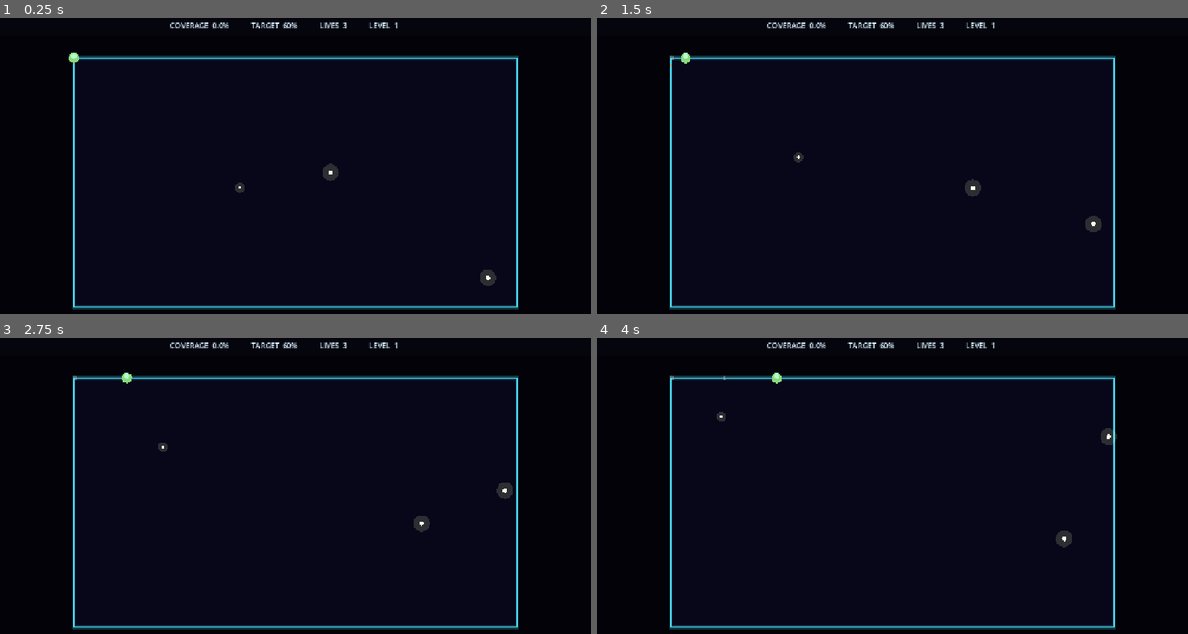
Above: before the commit, frames 1-4 (two rows, left to right).
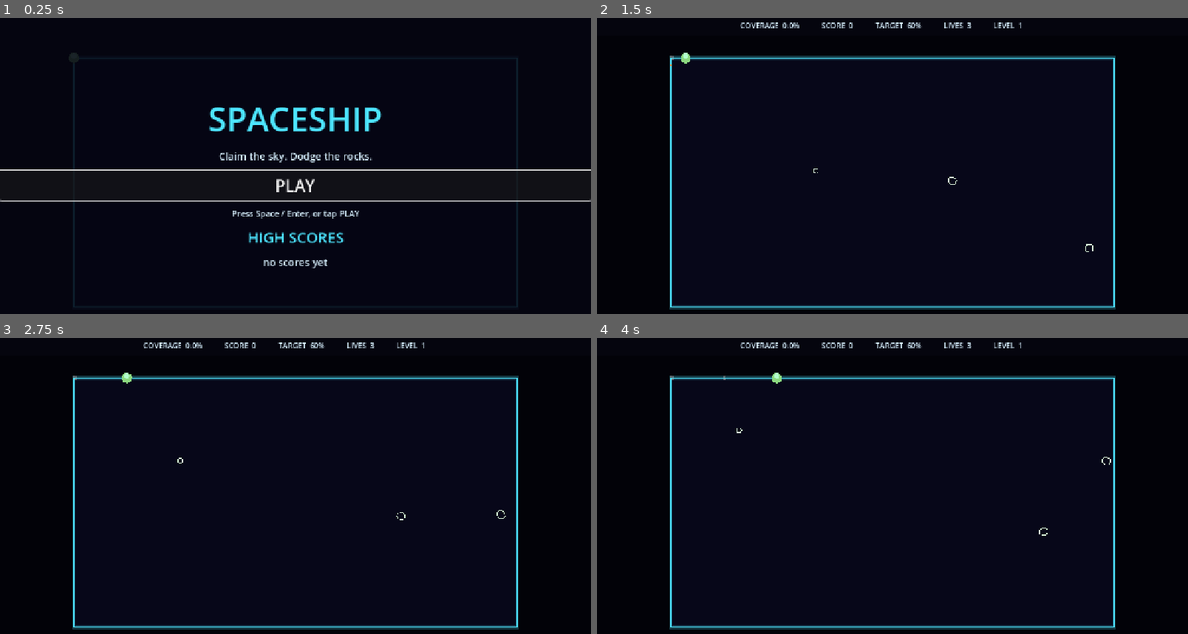
Above: after the commit, the same moments.

Repository: ran1979/spaceship
Game: Godot game, scene res://scenes/Main.tscn
Two runs of this game, one before a commit and one after it. Both use one fixed random seed, a clock stepped at 60 frames per second and the inputs below.
Inputs (mouse positions are in pixels of both pictures, inside the frame that each line leads up to):
- Up to frame 1 (0.25 s): no input
- Up to frame 2 (1.5 s): click (892, 186) at 0.5 s, where only the run after the commit has a clickable "PLAY"; tap Enter (ui_accept) at 1.25 s; move the mouse to (1022, 166) at 1.27 s; hold Right (move_right) from 1.28 s (still down); hold Space (cut) from 1.28 s (still down); click (1022, 166) at 1.42 s
- Up to frame 3 (2.75 s): tap Enter (ui_accept) at 1.52, 1.55, 1.82 s; release Right (move_right) at 2 s; release Space (cut) at 2 s; drag from (177, 518) to (265, 568) at 2.02 s
- Up to frame 4 (4 s): move the mouse to (951, 429) at 2.77 s; hold Right (move_right) 2.78-3.5 s; hold Space (cut) 2.78-3.5 s; tap Enter (ui_accept) at 3.05 s; drag from (862, 568) to (715, 453) at 3.52 s

The runs differ from the first frame. In frame 1, 7.1% of the frame differs, in the area x 0-100%, y 1-99%; in frame 2, 1.0%; in frame 3, 1.0%; in frame 4, 1.0%.

Commit message:
Add start menu, scoring, high-score board, ghosts, arcade enemies
Start menu with PLAY (button, Space, or Enter) and a high-score board.
Scores come from claimed area times level, plus a level bonus; game
over saves the score. New Pac-Man style ghosts (Blinky, Pinky, Clyde)
and Asteroids-style rocks with a Space Invaders alien. Rebuilt web
export in docs/.

Co-Authored-By: Claude Haiku 5.5 <noreply@anthropic.com>

Diff:
--- a/scenes/Main.tscn
+++ b/scenes/Main.tscn
@@ -7,6 +7,7 @@
 [ext_resource type="Script" path="res://scripts/sfx.gd" id="5_sfx"]
 [ext_resource type="Script" path="res://scripts/presents.gd" id="6_presents"]
 [ext_resource type="Script" path="res://scripts/touch_controls.gd" id="7_touch"]
+[ext_resource type="Script" path="res://scripts/menu.gd" id="8_menu"]
 
 [node name="Main" type="Node2D"]
 script = ExtResource("1_main")
@@ -23,6 +24,9 @@
 [node name="Sfx" type="Node" parent="."]
 script = ExtResource("5_sfx")
 
+[node name="Menu" type="CanvasLayer" parent="."]
+script = ExtResource("8_menu")
+
 [node name="HUD" type="CanvasLayer" parent="."]
 script = ExtResource("3_hud")
 
--- a/scripts/hazards.gd
+++ b/scripts/hazards.gd
@@ -1,6 +1,6 @@
 extends Node2D
 
-# Stars/asteroids and a chaser alien bouncing inside the uncleared field.
+# Rocks (stars/asteroids), a chaser invader and Pac-Man style ghosts bouncing inside the uncleared field.
 # Touching the active cut or the ship is a crash; main and player handle the consequences.
 
 const SHIP_RADIUS := 11.0
@@ -12,32 +12,90 @@
 const ALIEN_CHASE_SPEED := 150.0
 const ALIEN_STEER_RATE := 1.5  # blend toward desired velocity per second
 const SPAWN_CLEARANCE := 120.0  # keep spawns this far from the ship
-
-var _items: Array = []  # each: {pos, vel, r, chaser}
+const GHOST_RADIUS := 12.0
+const GHOST_SPEED := 80.0  # wandering speed
+const GHOST_CHASE_SPEED := 130.0
+const GHOST_SHY_DISTANCE := 140.0  # clyde flees when the ship gets this close
+const GHOST_KINDS := ["blinky", "pinky", "clyde"]
+const GHOST_COLORS := {
+	"blinky": Color(1.0, 0.2, 0.2),
+	"pinky": Color(1.0, 0.6, 0.85),
+	"clyde": Color(1.0, 0.7, 0.2),
+}
+
+var _items: Array = []  # each: {pos, vel, r, chaser, ghost, t, rot, spin, shape, turn}
+
+# Classic arcade looks: Asteroids-style vector rocks and a Space Invaders pixel crab.
+const ROCK_COLOR := Color(0.85, 0.95, 0.85)
+const ALIEN_COLOR := Color(0.4, 1.0, 0.4)
+const INVADER_FRAMES := [
+	[
+		"..X.....X..",
+		"...X...X...",
+		"..XXXXXXX..",
+		".XX.XXX.XX.",
+		"XXXXXXXXXXX",
+		"X.XXXXXXX.X",
+		"X.X.....X.X",
+		"...XX.XX...",
+	],
+	[
+		"..X.....X..",
+		"X..X...X..X",
+		"X.XXXXXXX.X",
+		"XXX.XXX.XXX",
+		"XXXXXXXXXXX",
+		".XXXXXXXXX.",
+		"..X.....X..",
+		".X.........X",
+	],
+]
+const INVADER_FRAME_TIME := 0.4
 var _speed_scale := 1.0
 
 
-func spawn(region: PackedVector2Array, ship_pos: Vector2, star_count: int, alien_count: int, speed_scale: float) -> void:
+func spawn(region: PackedVector2Array, ship_pos: Vector2, star_count: int, alien_count: int, speed_scale: float, ghost_count := 0) -> void:
 	_speed_scale = speed_scale
 	for i in star_count:
 		var speed := randf_range(STAR_SPEED_MIN, STAR_SPEED_MAX) * speed_scale
 		add(random_point_in(region, ship_pos), _random_dir() * speed, STAR_RADII.pick_random(), false)
 	for i in alien_count:
 		add(random_point_in(region, ship_pos), _random_dir() * ALIEN_SPEED * speed_scale, ALIEN_RADIUS, true)
+	for i in ghost_count:
+		var kind: String = GHOST_KINDS[i % GHOST_KINDS.size()]
+		add(random_point_in(region, ship_pos), _random_dir() * GHOST_SPEED * speed_scale, GHOST_RADIUS, false, kind)
 
 
 func clear() -> void:
 	_items.clear()
 
 
-func add(pos: Vector2, vel: Vector2, r: float, chaser: bool) -> void:
-	_items.append({"pos": pos, "vel": vel, "r": r, "chaser": chaser})
-
-
-func step(delta: float, region: PackedVector2Array, path: PackedVector2Array, _ship_pos: Vector2) -> void:
+func add(pos: Vector2, vel: Vector2, r: float, chaser: bool, ghost := "") -> void:
+	var shape := PackedVector2Array()
+	if not chaser and ghost == "":
+		shape = _rock_shape(r)
+	_items.append({"pos": pos, "vel": vel, "r": r, "chaser": chaser, "ghost": ghost, "t": 0.0,
+		"rot": randf() * TAU, "spin": randf_range(-1.2, 1.2), "shape": shape, "turn": 0.0})
+
+
+# Jagged outline with 10 corners, like an Asteroids rock.
+func _rock_shape(r: float) -> PackedVector2Array:
+	var pts := PackedVector2Array()
+	for i in 10:
+		pts.append(Vector2.from_angle(TAU * i / 10.0) * r * randf_range(0.75, 1.0))
+	return pts
+
+
+
+
+func step(delta: float, region: PackedVector2Array, path: PackedVector2Array, ship_pos: Vector2) -> void:
 	for h in _items:
 		if h.chaser:
 			_steer_alien(h, delta, path)
+		elif h.ghost != "":
+			_steer_ghost(h, delta, path, ship_pos)
+		h.t += delta
+		h.rot += h.spin * delta
 		var prev: Vector2 = h.pos
 		h.pos = h.pos + h.vel * delta
 		_bounce(h, region, prev)
@@ -70,6 +128,39 @@
 	var target := _closest_on_path(h.pos, path)
 	var desired: Vector2 = (target - h.pos).normalized() * ALIEN_CHASE_SPEED * _speed_scale
 	h.vel = h.vel.lerp(desired, minf(1.0, ALIEN_STEER_RATE * delta))
+
+
+# Blinky chases the cut, Pinky goes for the ship, Clyde wanders and flees when the ship is close.
+func _steer_ghost(h: Dictionary, delta: float, path: PackedVector2Array, ship_pos: Vector2) -> void:
+	var speed := GHOST_CHASE_SPEED * _speed_scale
+	match h.ghost:
+		"blinky":
+			if path.size() >= 2:
+				_steer_toward(h, delta, _closest_on_path(h.pos, path), speed)
+				return
+		"pinky":
+			if path.size() >= 2:
+				_steer_toward(h, delta, ship_pos, speed)
+				return
+		"clyde":
+			if h.pos.distance_to(ship_pos) < GHOST_SHY_DISTANCE:
+				_steer_toward(h, delta, h.pos + (h.pos - ship_pos), GHOST_SPEED * _speed_scale)
+				return
+	_wander(h, delta)
+
+
+func _steer_toward(h: Dictionary, delta: float, target: Vector2, speed: float) -> void:
+	var desired: Vector2 = (target - h.pos).normalized() * speed
+	h.vel = h.vel.lerp(desired, minf(1.0, ALIEN_STEER_RATE * delta))
+
+
+func _wander(h: Dictionary, delta: float) -> void:
+	h.turn -= delta
+	if h.turn <= 0.0:
+		h.turn = randf_range(1.0, 2.5)
+		h.vel = _random_dir() * GHOST_SPEED * _speed_scale
+	else:
+		h.vel = h.vel.normalized() * GHOST_SPEED * _speed_scale
 
 
 func _closest_on_path(p: Vector2, path: PackedVector2Array) -> Vector2:
@@ -133,12 +224,44 @@
 func _draw() -> void:
 	for h in _items:
 		if h.chaser:
-			draw_circle(h.pos, h.r, Color(0.5, 0.95, 0.4))
-			draw_circle(h.pos + Vector2(0, -4), h.r * 0.5, Color(0.8, 1.0, 0.75))
-		elif h.r > 12.0:
-			# Asteroid
-			draw_circle(h.pos, h.r, Color(0.5, 0.46, 0.42))
+			_draw_invader(h)
+		elif h.ghost != "":
+			_draw_ghost(h)
 		else:
-			# Star with glow
-			draw_circle(h.pos, h.r * 1.8, Color(1.0, 1.0, 0.8, 0.15))
-			draw_circle(h.pos, h.r * 0.5, Color(1.0, 1.0, 0.9))
+			_draw_rock(h)
+
+
+func _draw_ghost(h: Dictionary) -> void:
+	var r: float = h.r
+	var c: Color = GHOST_COLORS[h.ghost]
+	var top: Vector2 = h.pos + Vector2(0, -r * 0.2)
+	draw_circle(top, r, c)
+	draw_rect(Rect2(h.pos.x - r, top.y, r * 2.0, r), c)
+	# Scalloped skirt
+	for i in 3:
+		draw_circle(Vector2(h.pos.x + (-0.67 + i * 0.67) * r, h.pos.y + 0.8 * r), r * 0.33, c)
+	# Eyes look where the ghost is heading
+	var look: Vector2 = h.vel.normalized() if h.vel.length() > 0.01 else Vector2.DOWN
+	for sx in [-0.4, 0.4]:
+		var eye: Vector2 = h.pos + Vector2(sx * r, -0.3 * r)
+		draw_circle(eye, r * 0.28, Color.WHITE)
+		draw_circle(eye + look * r * 0.12, r * 0.14, Color(0.1, 0.1, 0.5))
+
+
+func _draw_rock(h: Dictionary) -> void:
+	var pts := PackedVector2Array()
+	for p in h.shape:
+		pts.append(h.pos + p.rotated(h.rot))
+	pts.append(pts[0])
+	draw_polyline(pts, ROCK_COLOR, 2.0)
+
+
+func _draw_invader(h: Dictionary) -> void:
+	var frame: Array = INVADER_FRAMES[int(h.t / INVADER_FRAME_TIME) % INVADER_FRAMES.size()]
+	var px: float = h.r * 2.0 / 11.0
+	var origin: Vector2 = h.pos - Vector2(5.5, 4.0) * px
+	for y in frame.size():
+		var row: String = frame[y]
+		for x in row.length():
+			if row[x] == "X":
+				draw_rect(Rect2(origin + Vector2(x, y) * px, Vector2(px, px)), ALIEN_COLOR)
--- a/scripts/hud.gd
+++ b/scripts/hud.gd
@@ -7,6 +7,7 @@
 const TEXT_COLOR := Color(0.85, 0.95, 1.0)
 
 var _coverage: Label
+var _score: Label
 var _target: Label
 var _lives: Label
 var _level: Label
@@ -28,6 +29,7 @@
 	row.add_theme_constant_override("separation", 48)
 	add_child(row)
 	_coverage = _label(row)
+	_score = _label(row)
 	_target = _label(row)
 	_lives = _label(row)
 	_level = _label(row)
@@ -44,8 +46,9 @@
 	add_child(_message)
 
 
-func update_stats(coverage: float, target: float, lives: int, level: int, status: String) -> void:
+func update_stats(coverage: float, target: float, lives: int, level: int, status: String, score: int) -> void:
 	_coverage.text = "COVERAGE  %.1f%%" % coverage
+	_score.text = "SCORE  %d" % score
 	_target.text = "TARGET  %d%%" % int(target)
 	_lives.text = "LIVES  %d" % lives
 	_level.text = "LEVEL  %d" % level
--- a/scripts/main.gd
+++ b/scripts/main.gd
@@ -1,8 +1,10 @@
 extends Node2D
 
 # Fixed playfield, centered in the viewport. HUD bar sits above it.
-# Flow: PLAYING -> LEVEL_DONE (press Space) -> next level, or GAME_OVER (press Space) -> level 1.
-enum State { PLAYING, LEVEL_DONE, GAME_OVER }
+# Flow: MENU -> PLAYING -> LEVEL_DONE (Space) -> next level, or GAME_OVER (Space) -> MENU.
+enum State { MENU, PLAYING, LEVEL_DONE, GAME_OVER }
+
+const Scores := preload("res://scripts/scores.gd")
 
 const FIELD_SIZE := Vector2(960, 540)
 const FIELD_BG := Color(0.03, 0.03, 0.10)
@@ -17,17 +19,22 @@
 const POWERUP_TIME := 5.0
 const SPEED_MULT := 1.6
 const SLOW_FACTOR := 0.5  # hazards move at this fraction of normal speed during a slow present
+const POINTS_PER_PERCENT := 10  # score per percent of field claimed, times level
+const LEVEL_BONUS := 1000  # times level
 
 @onready var _player: Node2D = $Player
 @onready var _hazards: Node2D = $Hazards
 @onready var _presents: Node2D = $Presents
 @onready var _hud: CanvasLayer = $HUD
 @onready var _sfx: Node = $Sfx
+@onready var _menu: CanvasLayer = $Menu
 
 var level := 1
-var _state := State.PLAYING
+var _state := State.MENU
 var _claimed: Array[PackedVector2Array] = []
 var _claimed_area := 0.0
+var _score := 0
+var _score_path := Scores.SAVE_PATH  # tests point this elsewhere
 var _invuln := 0.0  # crash immunity
 var _shield_left := 0.0  # shield present
 var _speed_left := 0.0  # speed present
@@ -40,18 +47,22 @@
 	_player.cut_ended.connect(_sfx.draw_stop)
 	_player.crashed.connect(_sfx.crash)
 	_presents.collected.connect(_on_present)
-	_start_game()
+	_menu.play_pressed.connect(_start_game)
+	_show_menu()
 
 
 func _process(delta: float) -> void:
 	if _state == State.PLAYING:
 		_play(delta)
-	elif Input.is_action_just_pressed("cut"):
-		if _state == State.LEVEL_DONE:
-			_start_level(level + 1)
-		else:
-			_start_game()
-	_hud.update_stats(_coverage_percent(), _target_percent(level), _player.lives, level, _status_text())
+	elif Input.is_action_just_pressed("cut") or Input.is_action_just_pressed("ui_accept"):
+		match _state:
+			State.MENU:
+				_start_game()
+			State.LEVEL_DONE:
+				_start_level(level + 1)
+			State.GAME_OVER:
+				_show_menu()
+	_hud.update_stats(_coverage_percent(), _target_percent(level), _player.lives, level, _status_text(), _score)
 
 
 func _draw() -> void:
@@ -85,6 +96,8 @@
 	_sfx.claim()
 	_claimed.append(poly)
 	_claimed_area += area
+	var percent := area / (FIELD_SIZE.x * FIELD_SIZE.y) * 100.0
+	_score += roundi(percent * POINTS_PER_PERCENT) * level
 	_hazards.respawn_inside(poly, _player.perimeter(), _player.position)
 	queue_redraw()
 	if _coverage_percent() >= _target_percent(level):
@@ -103,7 +116,19 @@
 			_slow_left = POWERUP_TIME
 
 
+func _show_menu() -> void:
+	_state = State.MENU
+	_player.set_process(false)
+	_reset_field()
+	_hud.visible = false
+	_menu.show_scores(Scores.load_top(_score_path))
+	_menu.visible = true
+
+
 func _start_game() -> void:
+	_menu.visible = false
+	_hud.visible = true
+	_score = 0
 	_player.lives = STARTING_LIVES
 	_start_level(1)
 
@@ -111,6 +136,15 @@
 func _start_level(n: int) -> void:
 	level = n
 	_state = State.PLAYING
+	_reset_field()
+	_player.set_process(true)
+	var cfg := _level_config(n)
+	_hazards.spawn(_player.perimeter(), _player.position, cfg.stars, cfg.aliens, cfg.speed, cfg.ghosts)
+	queue_redraw()
+
+
+# Clears the field back to a full border with no hazards, presents or effects.
+func _reset_field() -> void:
 	_claimed.clear()
 	_claimed_area = 0.0
 	_invuln = 0.0
@@ -118,26 +152,24 @@
 	_speed_left = 0.0
 	_slow_left = 0.0
 	_player.restart(_perimeter_points())
-	_player.set_process(true)
 	_hazards.clear()
 	_presents.clear()
-	var cfg := _level_config(n)
-	_hazards.spawn(_player.perimeter(), _player.position, cfg.stars, cfg.aliens, cfg.speed)
 	_hud.hide_message()
-	queue_redraw()
 
 
 func _level_done() -> void:
 	_state = State.LEVEL_DONE
 	_player.set_process(false)
+	_score += LEVEL_BONUS * level
 	_sfx.level_passed()
-	_hud.show_message("LEVEL %d COMPLETE\n\nPress Space to continue" % level)
+	_hud.show_message("LEVEL %d COMPLETE\n\nScore %d\n\nPress Space to continue" % [level, _score])
 
 
 func _game_over() -> void:
 	_state = State.GAME_OVER
 	_player.set_process(false)
-	_hud.show_message("GAME OVER\n\nReached level %d\n\nPress Space to restart" % level)
+	Scores.submit(_score, level, _score_path)
+	_hud.show_message("GAME OVER\n\nScore %d\nReached level %d\n\nPress Space for the menu" % [_score, level])
 
 
 # Level 1 starts easy and each level adds hazards and speed.
@@ -145,6 +177,7 @@
 	return {
 		"stars": 3 + 2 * (n - 1),
 		"aliens": n / 2,
+		"ghosts": (n - 1) / 2,
 		"speed": 1.0 + 0.12 * (n - 1),
 	}
 
--- /dev/null
+++ b/scripts/menu.gd
@@ -0,0 +1,63 @@
+extends CanvasLayer
+
+# Start screen: title, PLAY button and the high-score board.
+signal play_pressed
+
+const TEXT_COLOR := Color(0.85, 0.95, 1.0)
+const ACCENT_COLOR := Color(0.3, 0.9, 1.0)
+const PANEL_BG := Color(0.02, 0.02, 0.07, 0.88)
+
+var _board: VBoxContainer
+var _play: Button
+
+
+func _ready() -> void:
+	layer = 10
+	var bg := ColorRect.new()
+	bg.color = PANEL_BG
+	bg.anchor_right = 1.0
+	bg.anchor_bottom = 1.0
+	add_child(bg)
+
+	var col := VBoxContainer.new()
+	col.anchor_right = 1.0
+	col.anchor_bottom = 1.0
+	col.alignment = BoxContainer.ALIGNMENT_CENTER
+	col.add_theme_constant_override("separation", 16)
+	add_child(col)
+
+	col.add_child(_label("SPACESHIP", 72, ACCENT_COLOR))
+	col.add_child(_label("Claim the sky. Dodge the rocks.", 22, TEXT_COLOR))
+
+	_play = Button.new()
+	_play.text = "PLAY"
+	_play.custom_minimum_size = Vector2(260, 64)
+	_play.add_theme_font_size_override("font_size", 36)
+	_play.pressed.connect(func(): play_pressed.emit())
+	col.add_child(_play)
+	col.add_child(_label("Press Space / Enter, or tap PLAY", 18, TEXT_COLOR))
+
+	col.add_child(_label("HIGH SCORES", 32, ACCENT_COLOR))
+	_board = VBoxContainer.new()
+	_board.alignment = BoxContainer.ALIGNMENT_CENTER
+	col.add_child(_board)
+
+
+func show_scores(top: Array) -> void:
+	for row in _board.get_children():
+		row.queue_free()
+	if top.is_empty():
+		_board.add_child(_label("no scores yet", 22, TEXT_COLOR))
+	for i in top.size():
+		var entry: Dictionary = top[i]
+		_board.add_child(_label("%d.   %d   (level %d)" % [i + 1, int(entry.score), int(entry.level)], 24, TEXT_COLOR))
+	_play.grab_focus()
+
+
+func _label(text: String, size: int, color: Color) -> Label:
+	var label := Label.new()
+	label.text = text
+	label.horizontal_alignment = HORIZONTAL_ALIGNMENT_CENTER
+	label.add_theme_font_size_override("font_size", size)
+	label.add_theme_color_override("font_color", color)
+	return label
--- /dev/null
+++ b/scripts/scores.gd
@@ -0,0 +1,24 @@
+extends RefCounted
+
+# Top scores kept on the device (user:// storage). Each entry: {score, level}.
+
+const SAVE_PATH := "user://highscores.json"
+const MAX_ENTRIES := 5
+
+
+static func load_top(path := SAVE_PATH) -> Array:
+	if not FileAccess.file_exists(path):
+		return []
+	var data = JSON.parse_string(FileAccess.get_file_as_string(path))
+	return data if data is Array else []
+
+
+static func submit(score: int, level: int, path := SAVE_PATH) -> void:
+	var top := load_top(path)
+	top.append({"score": score, "level": level})
+	top.sort_custom(func(a, b): return int(a.score) > int(b.score))
+	if top.size() > MAX_ENTRIES:
+		top.resize(MAX_ENTRIES)
+	var file := FileAccess.open(path, FileAccess.WRITE)
+	if file:
+		file.store_string(JSON.stringify(top))
--- a/tests/test_perimeter.gd
+++ b/tests/test_perimeter.gd
@@ -4,6 +4,8 @@
 # Run: ./run.sh --headless -s res://tests/test_perimeter.gd
 
 const MAIN := preload("res://scripts/main.gd")
+const SCORES := preload("res://scripts/scores.gd")
+const TEST_SCORES := "user://test_scores.json"
 
 var _failures := 0
 var _square := PackedVector2Array([Vector2(0, 0), Vector2(100, 0), Vector2(100, 100), Vector2(0, 100)])
@@ -25,6 +27,8 @@
 	_test_level_win()
 	_test_hazards()
 	_test_presents()
+	_test_ghosts()
+	_test_scores()
 	_test_touch_controls()
 	_test_game_flow()
 	_test_cut_signals()
@@ -128,6 +132,7 @@
 func _test_level_win() -> void:
 	var main: Node2D = preload("res://scenes/Main.tscn").instantiate()
 	root.add_child(main)
+	main._start_game()
 	var poly := PackedVector2Array([Vector2(0, 0), Vector2(1, 0), Vector2(1, 1)])
 	var field_area: float = 960.0 * 540.0
 	main._on_territory_claimed(poly, field_area * 0.5)
@@ -174,6 +179,35 @@
 	_check(ship, Vector2(0, 0), "crash on perimeter respawns at first corner")
 	_check_bool(ship.lives == 2, "crash on perimeter costs one life")
 	ship.free()
+
+
+# High scores: sorted, capped at five, saved to a file.
+func _test_scores() -> void:
+	DirAccess.open("user://").remove("test_scores_board.json")
+	for score in [300, 900, 100, 700, 500, 1200]:
+		SCORES.submit(score, 1, "user://test_scores_board.json")
+	var top: Array = SCORES.load_top("user://test_scores_board.json")
+	_check_bool(top.size() == 5, "high score board keeps five entries")
+	_check_bool(int(top[0].score) == 1200 and int(top[4].score) == 300, "high score board is sorted best first")
+	DirAccess.open("user://").remove("test_scores_board.json")
+
+
+# Ghosts: three kinds spawn with their own behavior; stepping them is safe with a cut in progress.
+func _test_ghosts() -> void:
+	var haz: Node2D = preload("res://scripts/hazards.gd").new()
+	haz.spawn(_square, Vector2(0, 0), 0, 0, 1.0, 3)
+	var kinds := []
+	for h in haz._items:
+		kinds.append(h.ghost)
+	_check_bool(kinds == ["blinky", "pinky", "clyde"], "three ghosts spawn with blinky, pinky, clyde")
+	var path := PackedVector2Array([Vector2(50, 0), Vector2(50, 40)])
+	for i in 60:
+		haz.step(0.05, _square, path, Vector2(50, 40))
+	var inside := true
+	for h in haz._items:
+		inside = inside and Geometry2D.is_point_in_polygon(h.pos, _square)
+	_check_bool(inside, "ghosts stay inside the field")
+	haz.free()
 
 
 # Presents: collected on touch, not when far away.
@@ -224,10 +258,13 @@
 func _test_game_flow() -> void:
 	var main: Node2D = preload("res://scenes/Main.tscn").instantiate()
 	root.add_child(main)
+	main._start_game()
 	var poly := PackedVector2Array([Vector2(0, 0), Vector2(1, 0), Vector2(1, 1)])
 	var field_area: float = 960.0 * 540.0
+	main._score_path = TEST_SCORES
 	main._on_territory_claimed(poly, field_area * 0.8)
 	_check_bool(main.get("_state") == MAIN.State.LEVEL_DONE, "75%+ enters level done state")
+	_check_bool(main._score == 1800, "80% claim at level 1 scores 800, plus 1000 level bonus")
 	_check_bool(main._sfx._claim.stream.get_length() > 0.0 and main._sfx._hum.stream.loop_mode != AudioStreamWAV.LOOP_DISABLED, "sounds synthesized, hum loops")
 
 	main._start_level(2)
@@ -250,6 +287,7 @@
 	_check_bool(main._target_percent(1) == 60.0 and main._target_percent(2) == 65.0 and main._target_percent(9) == 75.0, "target is 60% on level 1, +5 per level, capped at 75%")
 	root.remove_child(main)
 	main.free()
+	DirAccess.open("user://").remove("test_scores.json")
 
 
 func _check(ship: Node2D, expected: Vector2, label: String) -> void:
Not shown: 1 places in scenes/Main.tscn that only renumber resources
Not shown, added: scripts/menu.gd.uid
Not shown, added: scripts/scores.gd.uid
Not shown, changed: docs/index.html
Not shown, changed: docs/index.pck
